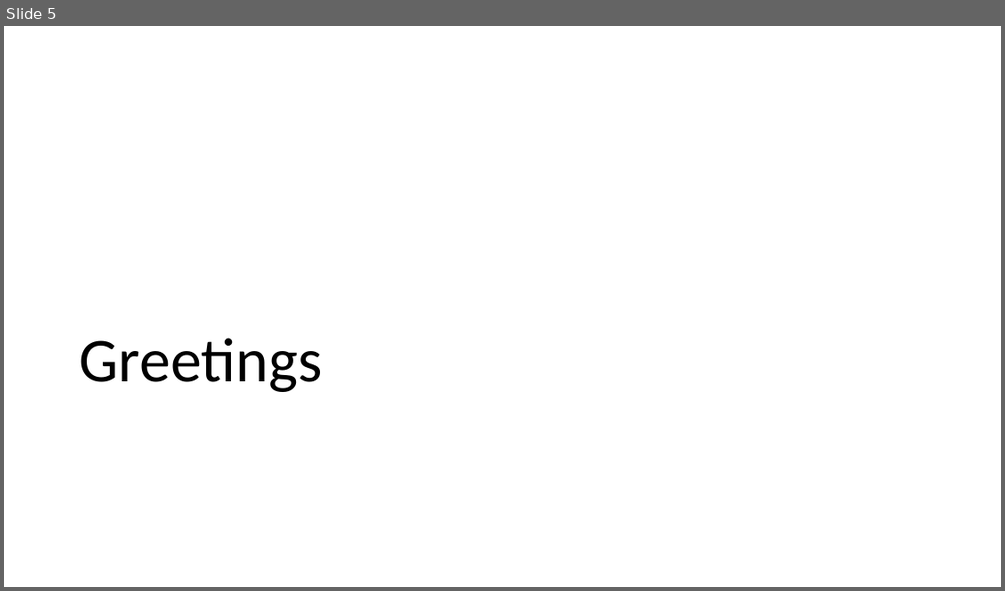
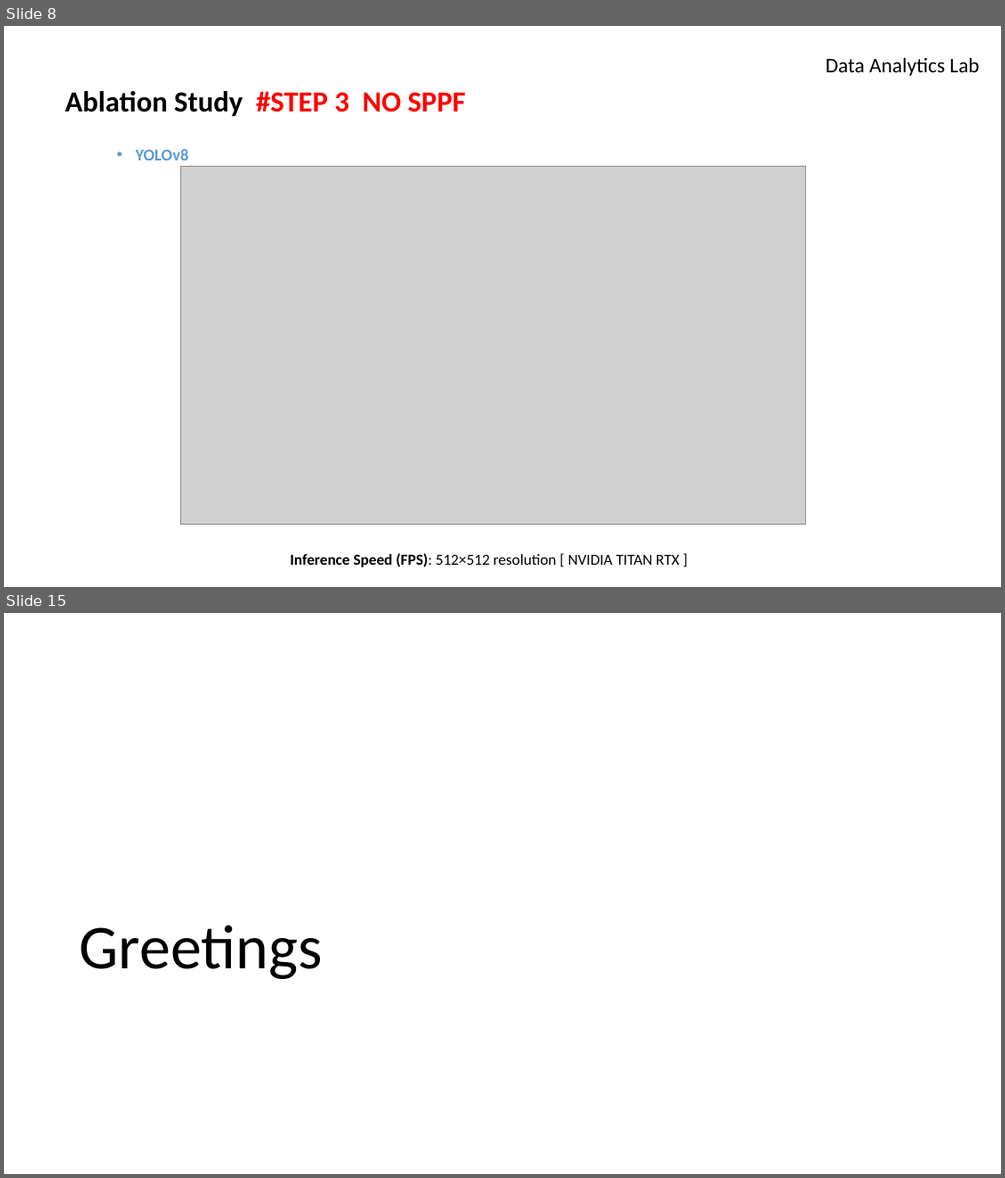
Before and after one commit to azimjaan21/ablation-yolov8m-seg-, a slide deck: experiment [17.07].pptx. Shown one above the other, each under a label of ours: slide 5 before the commit, slides 8 and 15 after it; the slides between them are not shown. The pictures are 1005x591 and 1005x1178 pixels, drawn with LibreOffice and Linux fonts; fonts in the diff are those of the drawing; grey boxes stand for pictures; background and template pictures are left out. Boxes give left, top, right and bottom in pixels: in the first picture for what was removed or moved away, otherwise in the second. Text is boxed around its words. In the diff, an @@ line names an element or a change of style, - is before the commit and + after.

```diff
--- a/experiment [17.07].pptx
+++ b/experiment [17.07].pptx
@@ slide 8 added at <box>4,26,1001,587</box>, background #FFFFFF @@
@@ text added at <box>825,57,979,76</box>, 20 pt, text #000000 @@
+Data Analytics Lab
@@ title added at <box>65,91,466,116</box>, 28 pt, text #000000, bold @@
+Ablation Study #STEP 3 NO SPPF
@@ text added at <box>136,149,189,160</box>, 16 pt, text #5B9BD5, bold @@
+• YOLOv8
@@ picture added at <box>180,166,806,524</box> @@
@@ text added at <box>290,553,680,567</box>, 14.8 pt, text #000000 @@
+Inference Speed (FPS): 512×512 resolution [ NVIDIA TITAN RTX ]
@@ what was slide 5 is now slide 15 @@
```
Also in this commit, not shown: 2 slides changed, 11 other slides added, 2 slides removed, 3 other files.
